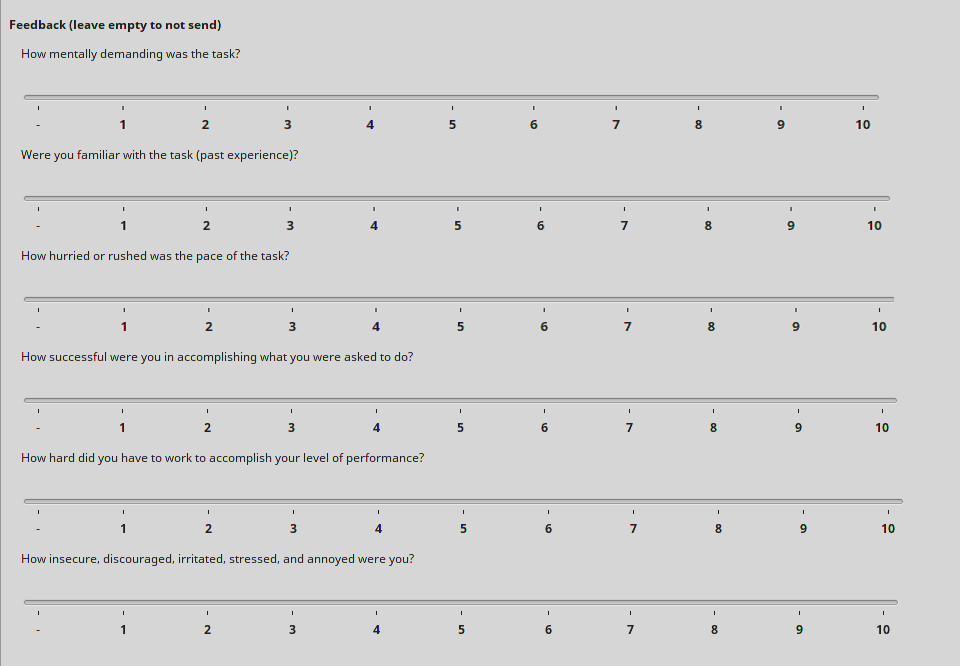
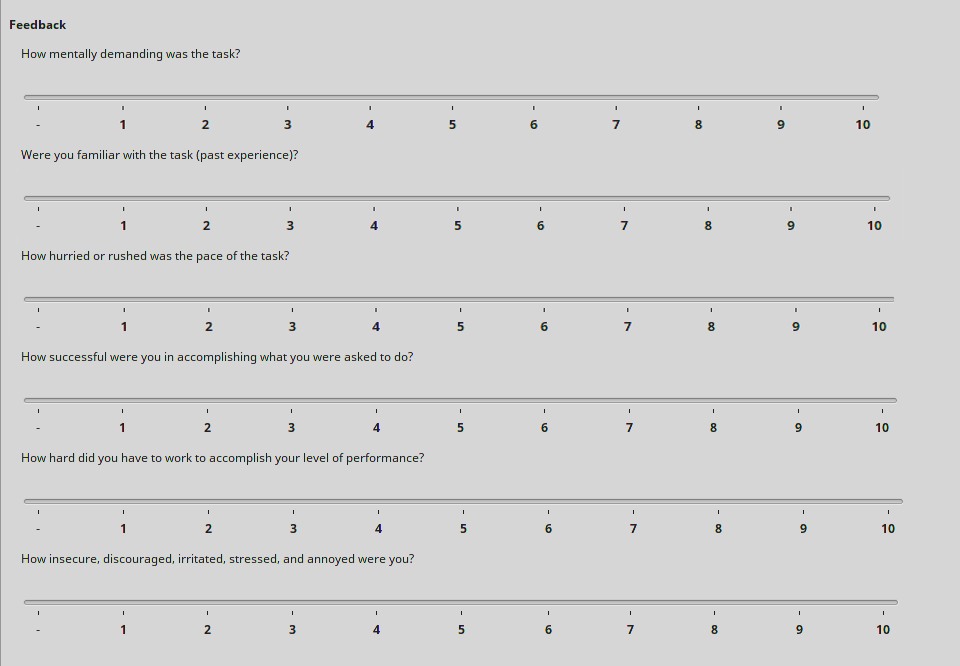
Layers edited between the first and the second 960 × 666 image:
painted on "tmc_user_stress_questionnaire.png" over (x1=69, y1=20, x2=221, y2=32)
